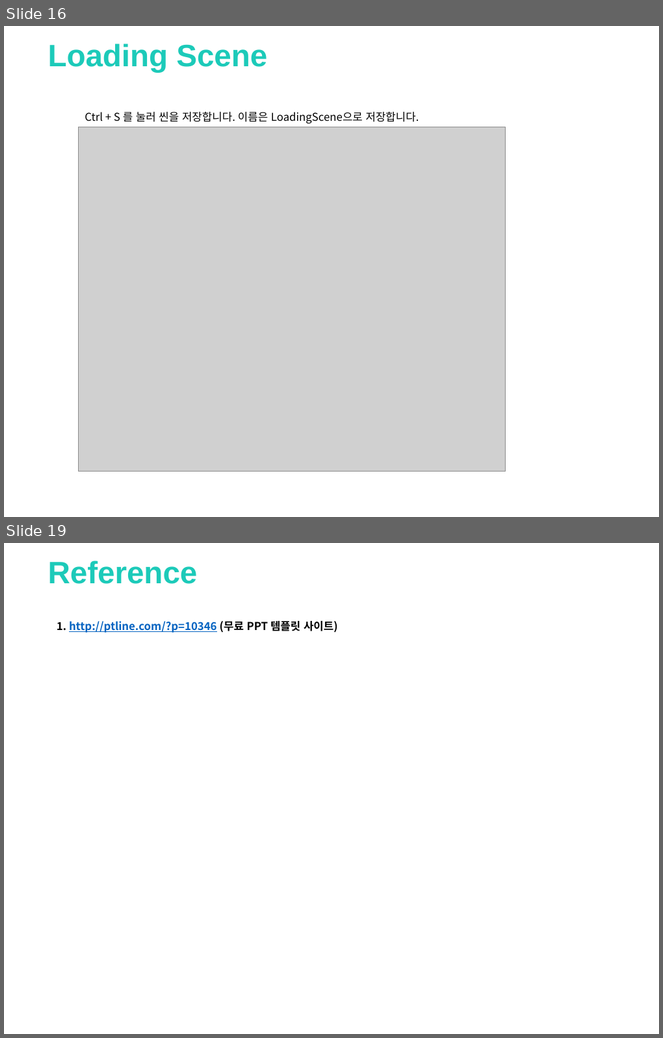
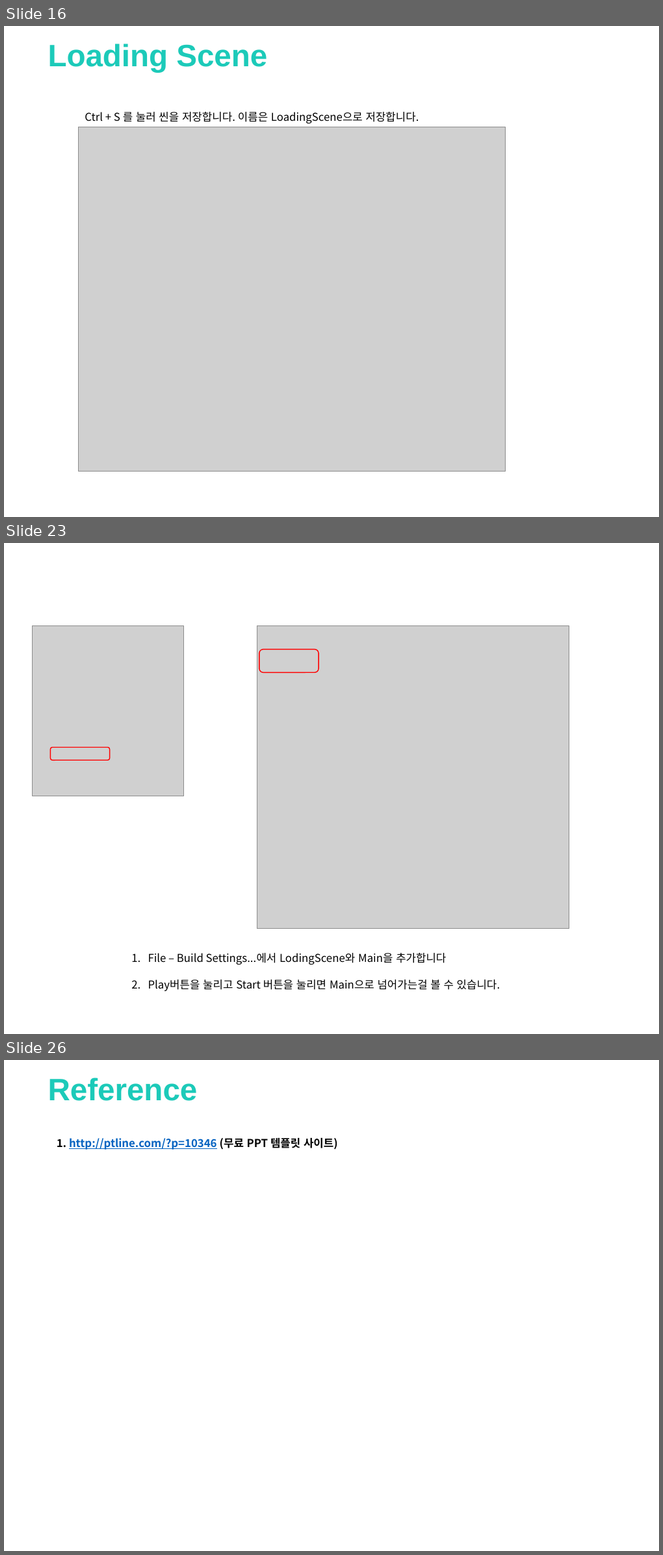
Before and after one commit to clianor/Unity-Final-Project, a slide deck: 기말과제.pptx. Shown one above the other, each under a label of ours: slides 16 and 19 before the commit, slides 16, 23 and 26 after it; the slides between them are not shown. The pictures are 663x1038 and 663x1555 pixels, drawn with LibreOffice and Linux fonts; fonts in the diff are those of the drawing; grey boxes stand for pictures; background and template pictures are left out. Boxes give left, top, right and bottom in pixels: in the first picture for what was removed or moved away, otherwise in the second. Text is boxed around its words. In the diff, an @@ line names an element or a change of style, - is before the commit and + after.

Commit message:
Loding Scene PPT Update

```diff
--- a/기말과제.pptx
+++ b/기말과제.pptx
@@ slide 23 added at (4,543,659,1034), background picture (left out) @@
@@ picture added at (32,626,183,797) @@
@@ picture added at (257,626,570,929) @@
@@ rounded rectangle added at (259,649,319,672), outline #FF0000 1 pt @@
@@ rounded rectangle added at (51,747,110,761), outline #FF0000 1 pt @@
@@ text added at (148,953,501,991), 12 pt, text #000000 @@
+1. File – Build Settings...에서 LodingScene와 Main을 추가합니다
+2. Play버튼을 눌리고 Start 버튼을 눌리면 Main으로 넘어가는걸 볼 수 있습니다.
@@ what was slide 19 is now slide 26 @@
```
Also in this commit, not shown: 8 other slides added, 2 slides removed, 25 other files.
